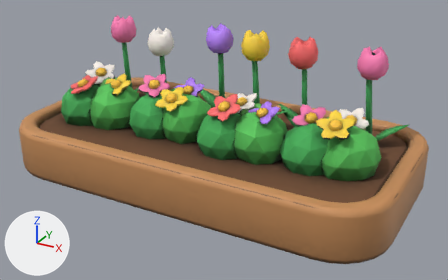
What one commit did to the glTF model client/public/models/flower_bed.glb.
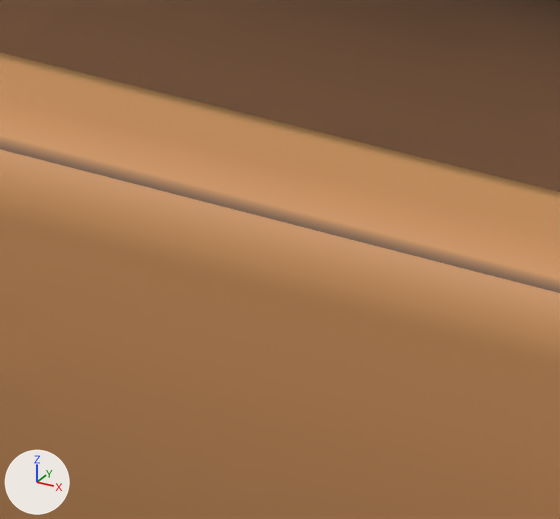
The first picture shows the older version from a camera (50 mm lens) standing at (1.229, -2.169, 1.25) and looking at (0.055, -0.034, 0.183). The close-ups show the older and then the newer version on the part from 44% to 55% of the width and 59% to 76% of the height of that picture. Only the edits that show in the close-ups are written down. Lighting does not change. The marker at lower left points along +X, +Y and +Z.

Objects in the first close-up: 'flower_bed'.
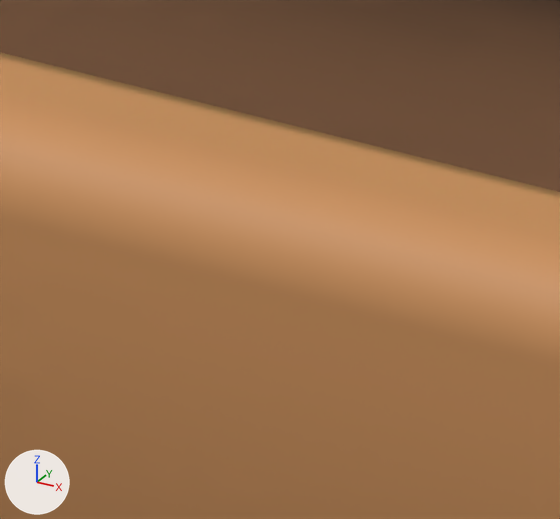
Changed parts and their boxes (x1, y1, x2, y2) in the close-ups (560 x 519 px):
'flower_bed', surface changed: (0, 135, 560, 296) in both

Edits to the bpy script that builds the scene:
```text
Change mat_wood:
    where n3 = _N.new('ShaderNodeTexImage'); n3.name = 'Image Texture'
    add n3.extension = 'EXTEND'
```
